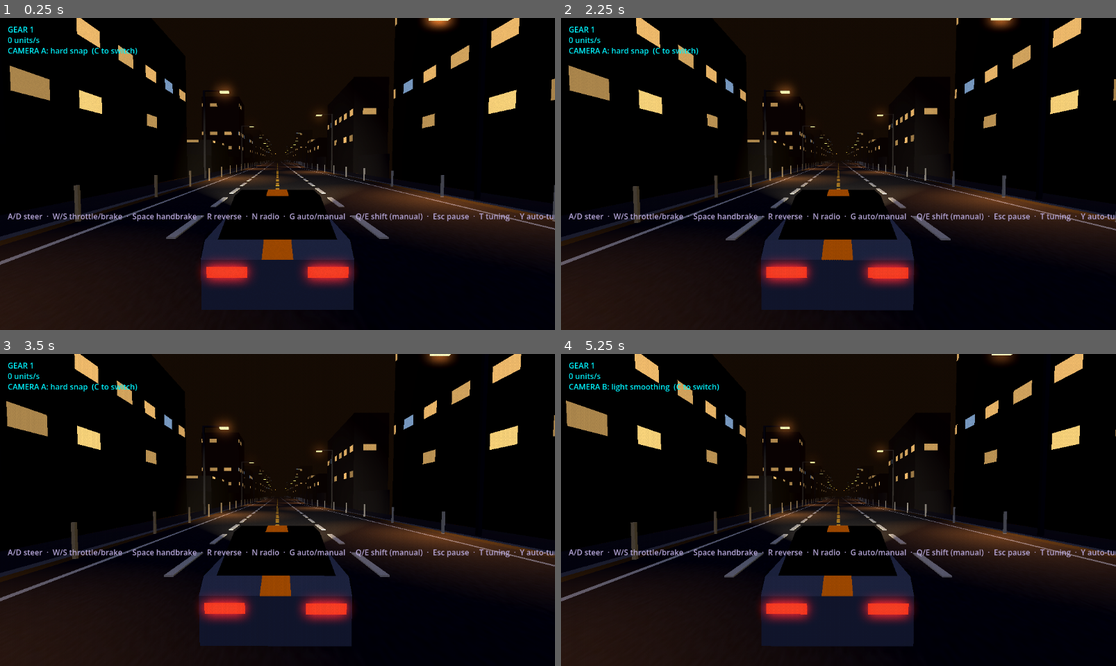
Above: before the commit, frames 1-4 (two rows, left to right).
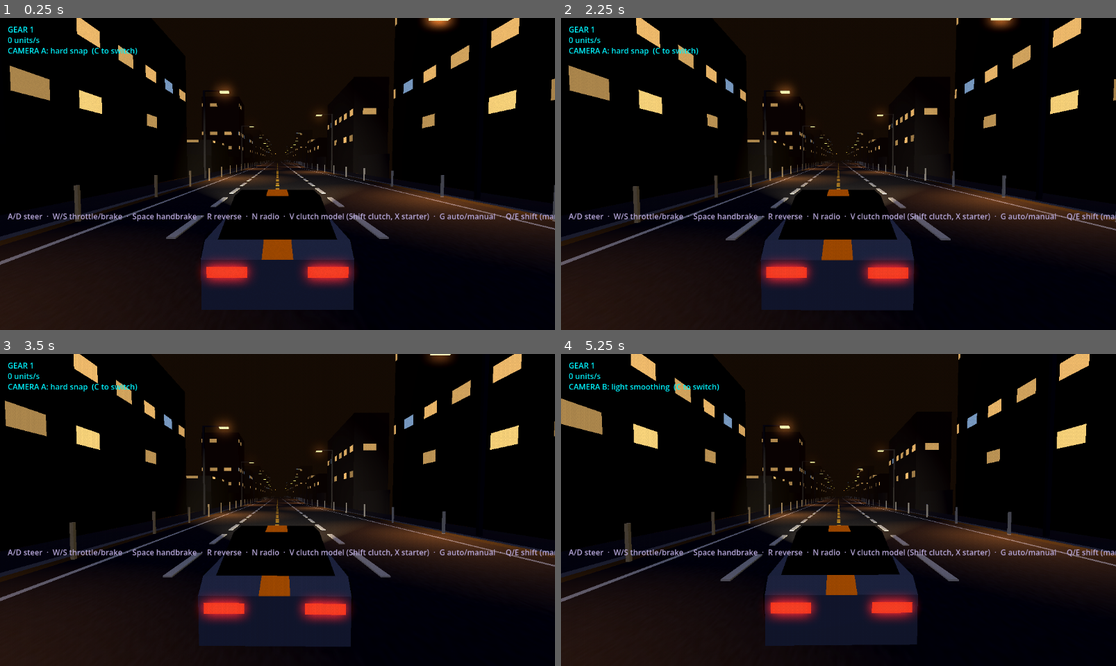
Above: after the commit, the same moments.

Repository: SmurfyHehe/neon-overdrive
Game: Godot game, scene res://Game.tscn
The game is run twice, just before and just after one commit, with the same random seed, the same clock (stepped at 60 frames per second) and the same inputs.
Inputs (mouse positions are in pixels of both pictures, inside the frame that each line leads up to):
- Up to frame 1 (0.25 s): no input
- Up to frame 2 (2.25 s): tap Enter at 0.5 s; move the mouse to (960, 158) at 0.52 s; hold D (steer_right) 0.53-1.25 s; hold Shift (clutch, bound only after the commit) 0.53-1.25 s; click (960, 158) at 0.67 s; tap X (starter, bound only after the commit) at 0.8 s; drag from (727, 189) to (810, 236) at 1.27 s; move the mouse to (894, 105) at 2.02 s; hold D (steer_right) from 2.03 s (still down); hold Shift (clutch, bound only after the commit) from 2.03 s (still down); tap V (toggle_clutch_model, bound only after the commit) at 2.1 s
- Up to frame 3 (3.5 s): release D (steer_right) at 2.75 s; release Shift (clutch, bound only after the commit) at 2.75 s; drag from (249, 572) to (111, 463) at 2.77 s
- Up to frame 4 (5.25 s): move the mouse to (1005, 556) at 3.52 s; hold A (steer_left) 3.53-4.25 s; tap C (camera_cycle) at 3.6 s; tap V (toggle_clutch_model, bound only after the commit) at 3.8 s; tap M (mute) at 4.15 s; drag from (672, 463) to (755, 432) at 4.27 s; move the mouse to (866, 510) at 5.02 s; hold S (brake) from 5.03 s (still down); hold X (starter, bound only after the commit) from 5.03 s (still down); tap G (toggle_gearbox) at 5.1 s; click (866, 510) at 5.17 s

The runs differ from the first frame. In frame 1, 0.6% of the frame differs, in the area x 52-100%, y 62-66%; in frame 2, 0.6%; in frame 3, 1.3%; in frame 4, 4.4%, in the area x 0-100%, y 0-94%.

Commit message:
Phase C: opt-in realistic clutch, stall and starter (off by default, V toggles)
Co-Authored-By: Claude Sonnet 5.5 <noreply@anthropic.com>

Diff:
--- a/project.godot
+++ b/project.godot
@@ -142,6 +142,21 @@
 "events": [Object(InputEventKey,"resource_local_to_scene":false,"resource_name":"","device":-1,"window_id":0,"alt_press …(190 unchanged characters)…
 ]
 }
+clutch={
+"deadzone": 0.2,
+"events": [Object(InputEventKey,"resource_local_to_scene":false,"resource_name":"","device":-1,"window_id":0,"alt_pressed":false,"shift_pressed":false,"ctrl_pressed":false,"meta_pressed":false,"pressed":false,"keycode":4194325,"physical_keycode":0,"key_label":0,"unicode":0,"location":0,"echo":false,"script":null)
+]
+}
+starter={
+"deadzone": 0.2,
+"events": [Object(InputEventKey,"resource_local_to_scene":false,"resource_name":"","device":-1,"window_id":0,"alt_pressed":false,"shift_pressed":false,"ctrl_pressed":false,"meta_pressed":false,"pressed":false,"keycode":88,"physical_keycode":0,"key_label":0,"unicode":0,"location":0,"echo":false,"script":null)
+]
+}
+toggle_clutch_model={
+"deadzone": 0.2,
+"events": [Object(InputEventKey,"resource_local_to_scene":false,"resource_name":"","device":-1,"window_id":0,"alt_pressed":false,"shift_pressed":false,"ctrl_pressed":false,"meta_pressed":false,"pressed":false,"keycode":86,"physical_keycode":0,"key_label":0,"unicode":0,"location":0,"echo":false,"script":null)
+]
+}
 
 [physics]
 
--- a/scripts/car_spec.gd
+++ b/scripts/car_spec.gd
@@ -134,6 +134,7 @@
 		# take 0.2 s (was 0.3), and the clutch takes up at 2000 rpm (was 3000).
 		# motor_drag stays at the default 0.005: 0.007 cost ~10 km/h of top speed.
 		"automatic_transmission": true,
+		"realistic_clutch": false,  # Phase C: clutch pedal, stall and starter; V toggles it in the game (off by default)
 		"turbo_boost_max": 0.0,  # Phase B: 0 = naturally aspirated; the T tuner can add boost
 		"brake_selects_reverse": false,  # R picks reverse (Roy); S only brakes
 		"automatic_time_between_shifts": 800.0,  # Phase A shift map: min ms between upshifts
--- a/scripts/engine_audio.gd
+++ b/scripts/engine_audio.gd
@@ -8,6 +8,7 @@
 ## Seconds of audio buffered ahead. Lower = engine reacts sooner to the
 ## throttle, higher = more tolerant of frame hitches.
 const BUFFER_SECS := 0.06
+const ENGINE_VOLUME := 0.5  # EngineSynth's own default level
 
 ## Which car's exhaust preset the player car starts with (exhaust_tune.gd).
 ## Placeholder until the cars are built from fleet.json (stage B step 5).
@@ -42,6 +43,7 @@
 func _process(_delta: float) -> void:
 	if _playback == null:
 		return
+	synth.volume = ENGINE_VOLUME if _vehicle.engine_running else 0.0  # a stalled engine is silent
 	if _vehicle.turbo_boost_max > 0.0:
 		synth.boost = clampf(_vehicle.boost / _vehicle.turbo_boost_max, 0.0, 1.0)
 		if _vehicle.blow_off_count != _seen_blow_offs:
--- a/scripts/game.gd
+++ b/scripts/game.gd
@@ -318,13 +318,15 @@
 	var controls := Label.new()
 	controls.position = Vector2(16, 400)
 	controls.add_theme_color_override("font_color", Color(0.71, 0.65, 0.84))
-	controls.text = "A/D steer  ·  W/S throttle/brake  ·  Space handbrake  ·  R reverse  ·  N radio  ·  G auto/manual  ·  Q/E shift (manual)  ·  Esc pause  ·  T tuning  ·  Y auto-tune  ·  M mute"
+	controls.text = "A/D steer  ·  W/S throttle/brake  ·  Space handbrake  ·  R reverse  ·  N radio  ·  V clutch model (Shift clutch, X starter)  ·  G auto/manual  ·  Q/E shift (manual)  ·  Esc pause  ·  T tuning  ·  Y auto-tune  ·  M mute"
 	hud.add_child(controls)
 
 func _update_debug_hud() -> void:
 	var gear_name := "R" if player.gear == -1 else ("N" if player.gear == 0 else str(player.gear))
 	lbl_gear.text = "GEAR %s" % gear_name
 	lbl_speed.text = "%d units/s" % int(player.current_speed())
+	if not player.engine_running:
+		lbl_speed.text += "   ENGINE OFF  (hold X to start)"
 	if player.turbo_boost_max > 0.0:
 		lbl_speed.text += "   BOOST %.2f / %.2f bar" % [player.boost, player.turbo_boost_max]
 	lbl_cam.text = "CAMERA %s  (C to switch)" % camera.mode_name()
--- a/scripts/player.gd
+++ b/scripts/player.gd
@@ -220,6 +220,12 @@
 		automatic_transmission = not automatic_transmission
 	if Input.is_action_just_pressed("reverse"):
 		toggle_reverse()
+	if Input.is_action_just_pressed("toggle_clutch_model"):
+		realistic_clutch = not realistic_clutch
+		engine_running = true
+		clutch_pedal = 0.0
+	clutch_input = 1.0 if Input.is_action_pressed("clutch") else 0.0
+	starter_input = Input.is_action_pressed("starter")
 	var throttle := Input.is_action_pressed("accelerate")
 	var braking := Input.is_action_pressed("brake")
 	var handbrake := Input.is_action_pressed("handbrake")
--- /dev/null
+++ b/tests/clutch_model.gd
@@ -0,0 +1,127 @@
+extends SceneTree
+
+# Realistic clutch test (Phase C, 2026-10-05), headless and silent, scripted driver:
+# - off by default: the engine is running and realistic_clutch is false
+# - automatic, on: it creeps at idle with no throttle, launches without stalling
+#   (the clutch slips, then closes), and does not stall when braked to a stop
+# - manual gearbox, on: pulling away in 3rd with the pedal up stalls the engine;
+#   with the pedal in, the starter restarts it, and it keeps idling afterwards
+# - the engine sound is silent while stalled (EngineAudio drops the synth volume)
+# Exit code 1 on failure. Run:
+#   Godot_v4.7.2-stable_win64_console.exe --headless --audio-driver Dummy --path . -s res://tests/clutch_model.gd
+
+const TIMEOUT_TICKS := 60 * 120
+
+enum Step { BOOT, CREEP, LAUNCH, STOP, STALL, RESTART, IDLE, DONE }
+
+var step := Step.BOOT
+var step_start := 0
+var tick := 0
+var failures: Array[String] = []
+var throttle := 0.0
+var brake := 0.0
+var pedal := 0.0
+var starter := false
+var slipped_at_launch := 1.0
+var stalled_during := false
+
+func _initialize() -> void:
+	change_scene_to_file("res://Game.tscn")
+
+func _drive(c: PlayerCar) -> void:
+	c.throttle_input = throttle
+	c.brake_input = brake
+	c.steering_input = 0.0
+	c.clutch_input = pedal
+	c.starter_input = starter
+
+func _physics_process(_delta: float) -> bool:
+	tick += 1
+	var game := current_scene
+	if game == null or game.get("player") == null:
+		return tick > 600 and _end("Game never became ready")
+	var p: PlayerCar = game.player
+	p.driver = _drive
+	var waited := tick - step_start
+	match step:
+		Step.BOOT:
+			_check(not p.realistic_clutch, "the realistic clutch should be off by default")
+			_check(p.engine_running, "the engine should start running")
+			p.realistic_clutch = true
+			_go(Step.CREEP)
+		Step.CREEP:
+			if waited >= 60 * 6:
+				_check(p.engine_running, "the engine stalled while creeping")
+				_check(p.current_speed() > 0.3 and p.current_speed() < 3.5, "creep speed %.2f m/s should be 0.3-3.5" % p.current_speed())
+				throttle = 1.0
+				_go(Step.LAUNCH)
+		Step.LAUNCH:
+			if not p.engine_running:
+				stalled_during = true
+			if waited == 20:
+				slipped_at_launch = p.clutch_amount
+			if p.current_speed() > 20.0:
+				_check(not stalled_during, "the engine stalled during the launch")
+				_check(p.clutch_amount < 0.1, "the clutch should be closed at speed (%.2f)" % p.clutch_amount)
+				throttle = 0.0
+				brake = 1.0
+				_go(Step.STOP)
+			elif waited > 60 * 20:
+				return _end("never launched past %.1f m/s" % p.current_speed())
+		Step.STOP:
+			if not p.engine_running:
+				stalled_during = true
+			if waited >= 60 * 14:
+				_check(p.current_speed() < 0.5, "should have stopped (%.1f m/s)" % p.current_speed())
+				_check(not stalled_during, "the automatic stalled while braking to a stop")
+				_check(p.engine_running, "the engine should still be running after braking to a stop")
+				brake = 1.0
+				p.automatic_transmission = false
+				p.current_gear = 3
+				p.clutch_pedal = 0.0
+				pedal = 0.0
+				brake = 0.0
+				throttle = 0.0
+				_go(Step.STALL)
+		Step.STALL:
+			if not p.engine_running:
+				var audio: EngineAudio = null
+				for c in p.get_children():
+					if c is EngineAudio:
+						audio = c
+				if audio != null:
+					_check(is_zero_approx(audio.synth.volume), "a stalled engine should be silent (volume %.2f)" % audio.synth.volume)
+				pedal = 1.0
+				starter = true
+				_go(Step.RESTART)
+			elif waited > 60 * 8:
+				return _end("pulling away in 3rd with the pedal up never stalled (rpm %.0f, speed %.1f)" % [p.motor_rpm, p.current_speed()])
+		Step.RESTART:
+			if p.engine_running:
+				starter = false
+				_go(Step.IDLE)
+			elif waited > 60 * 6:
+				return _end("the starter never restarted the engine (rpm %.0f)" % p.motor_rpm)
+		Step.IDLE:
+			if waited >= 60 * 3:
+				_check(p.engine_running, "the engine should keep idling after the restart")
+				_check(p.motor_rpm > 700.0, "idle rpm %.0f is too low" % p.motor_rpm)
+				return _end("")
+	return false
+
+func _go(next: Step) -> void:
+	step = next
+	step_start = tick
+
+func _check(ok: bool, msg: String) -> void:
+	if not ok:
+		failures.append(msg)
+
+func _end(msg: String) -> bool:
+	if msg != "":
+		failures.append(msg)
+	for f in failures:
+		printerr("FAIL: ", f)
+	print("clutch_model: ", "PASS" if failures.is_empty() else "FAIL")
+	quit(0 if failures.is_empty() else 1)
+	return true
Not shown, changed: scripts/vendor/gevp/gevp_vehicle.gd
Not shown, added: tests/clutch_model.gd.uid
Not shown, changed: ROADMAP.md
Not shown, changed: tests/run_tests.bat
